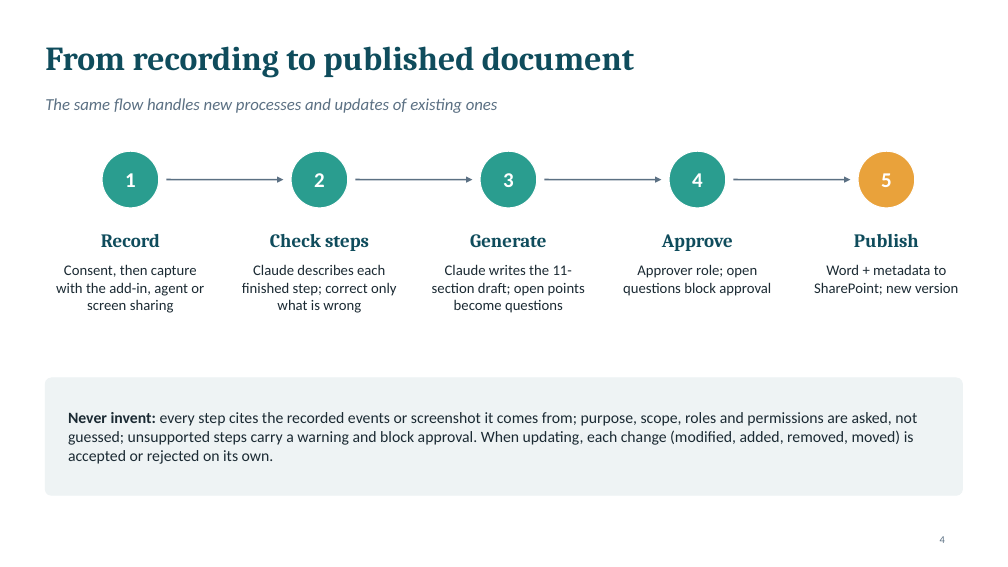
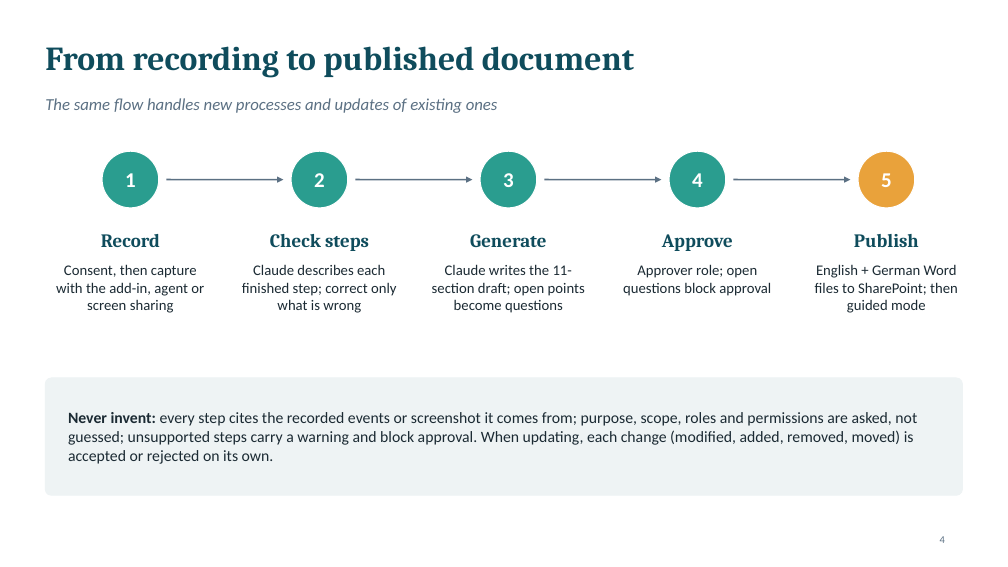
Before and after one commit to traistacristian/process-documentation-agent, a slide deck: slide 4 of docs/Process-Documentation-Agent-Overview.pptx. Drawn at 1008x567 pixels with LibreOffice and Linux fonts; fonts in the diff are those of the drawing. Boxes give left, top, right and bottom in pixels: in the first picture for what was removed or moved away, otherwise in the second. Text is boxed around its words. In the diff, an @@ line names an element or a change of style, - is before the commit and + after.

```diff
--- a/docs/Process-Documentation-Agent-Overview.pptx
+++ b/docs/Process-Documentation-Agent-Overview.pptx
@@ text at bbox=[815, 264, 958, 313]: text changed @@
-Word + metadata to SharePoint; new version
+English + German Word files to SharePoint; then guided mode
```
Also in this commit, not shown: 3 other slides changed.
